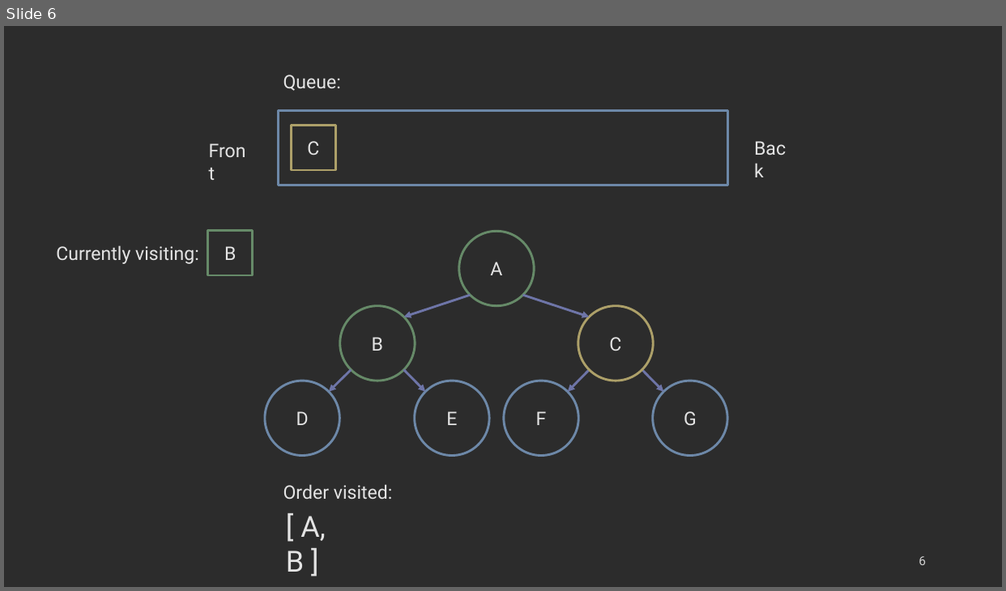
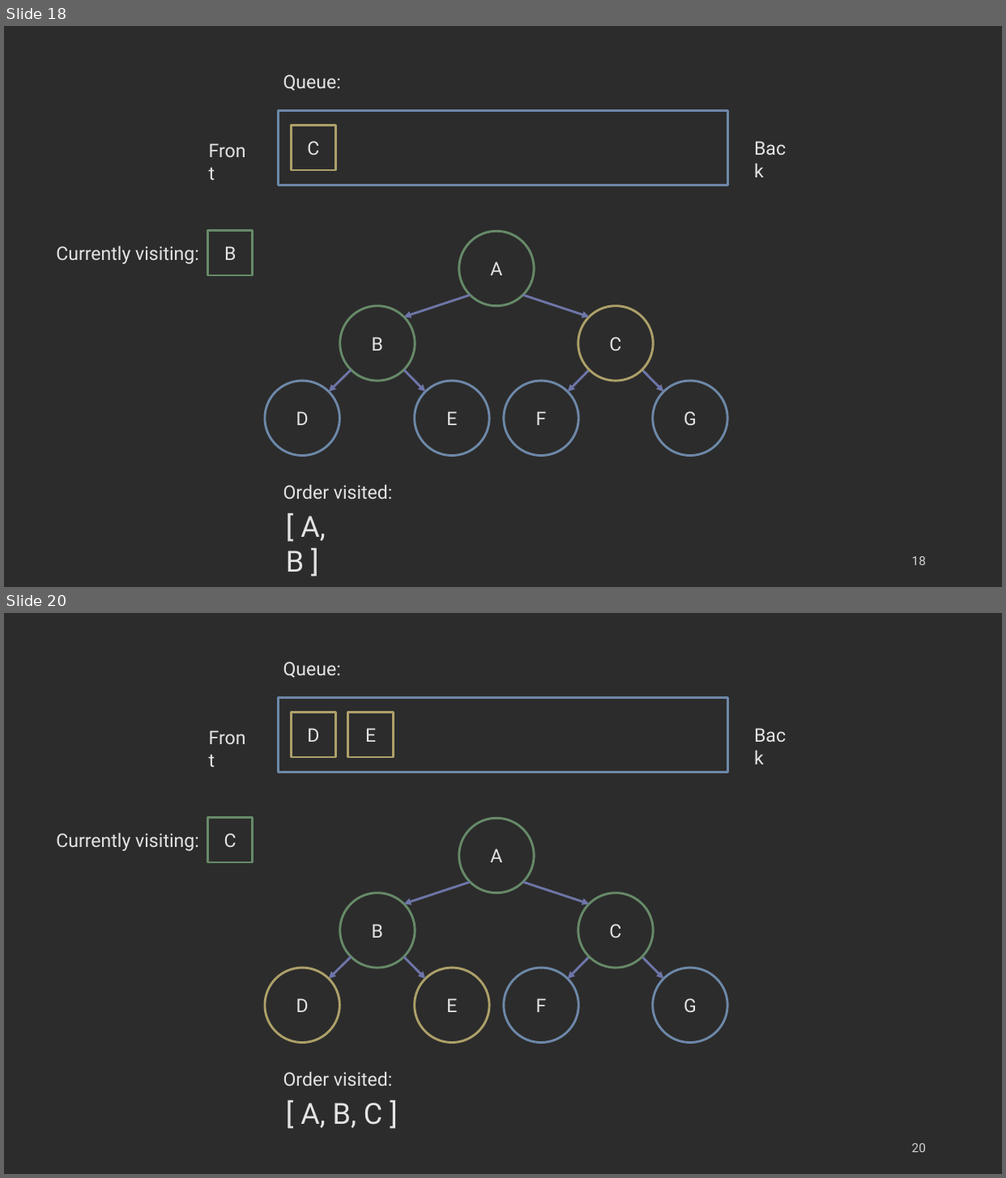
Before and after one commit to COP3530/edugator-content, a slide deck: trees/trees/images-ppt.pptx. Shown one above the other, each under a label of ours: slide 6 before the commit, slides 18 and 20 after it; the slides between them are not shown. The pictures are 1006x591 and 1006x1178 pixels, drawn with LibreOffice and Linux fonts; fonts in the diff are those of the drawing. Boxes give left, top, right and bottom in pixels: in the first picture for what was removed or moved away, otherwise in the second. Text is boxed around its words. In the diff, an @@ line names an element or a change of style, - is before the commit and + after.

```diff
--- a/trees/trees/images-ppt.pptx
+++ b/trees/trees/images-ppt.pptx
@@ slide 20 added at (4,613,1002,1174), background #2C2C2C @@
@@ text added at (283,662,341,678), 18 pt, text #E4E4E4 @@
+Queue:
@@ rectangle added at (279,697,728,773), outline #6D88A8 2.25 pt @@
@@ text added at (202,722,259,752), 18 pt, text #E4E4E4 @@
+Front
@@ rectangle added at (291,713,335,757), outline #ADA069 2.25 pt, 18 pt, text #E4E4E4 @@
+D
@@ rectangle added at (348,713,394,757), outline #ADA069 2.25 pt, 18 pt, text #E4E4E4 @@
+E
@@ text added at (747,720,803,750), 18 pt, text #E4E4E4 @@
+Back
@@ rectangle added at (207,817,253,862), outline #668A68 2.25 pt, 18 pt, text #E4E4E4 @@
+C
@@ ellipse added at (459,818,534,893), outline #668A68 2.25 pt, 18 pt, text #E4E4E4 @@
+A
@@ text added at (56,833,199,851), 18 pt, text #E4E4E4 @@
+Currently visiting:
@@ ellipse added at (340,893,415,968), outline #668A68 2.25 pt, 18 pt, text #E4E4E4 @@
+B
@@ arrow added from (471, 883) to (404, 905), #6E75A8 2.25 pt @@
@@ arrow added from (522, 883) to (590, 905), #6E75A8 2.25 pt @@
@@ ellipse added at (578,893,653,968), outline #668A68 2.25 pt, 18 pt, text #E4E4E4 @@
+C
@@ ellipse added at (265,968,339,1043), outline #ADA069 2.25 pt, 18 pt, text #E4E4E4 @@
+D
@@ arrow added from (351, 957) to (329, 979), #6E75A8 2.25 pt @@
@@ arrow added from (404, 957) to (425, 979), #6E75A8 2.25 pt @@
@@ ellipse added at (414,968,489,1043), outline #ADA069 2.25 pt, 18 pt, text #E4E4E4 @@
+E
@@ ellipse added at (504,968,579,1043), outline #6D88A8 2.25 pt, 18 pt, text #E4E4E4 @@
+F
@@ arrow added from (590, 957) to (568, 979), #6E75A8 2.25 pt @@
@@ arrow added from (642, 957) to (663, 979), #6E75A8 2.25 pt @@
@@ ellipse added at (653,968,728,1043), outline #6D88A8 2.25 pt, 18 pt, text #E4E4E4 @@
+G
@@ text added at (283,1071,393,1086), 18 pt, text #E4E4E4 @@
+Order visited:
@@ text added at (300,1103,382,1128), 28 pt, text #E4E4E4 @@
+[ A, B, C ]
@@ page number added at (912,1144,926,1152), 12 pt, text #D1D1D1 @@
+20
@@ what was slide 6 is now slide 18 @@
@@ page number at (912,557,926,565): text changed @@
-6
+18
```
Also in this commit, not shown: 24 other slides added.
